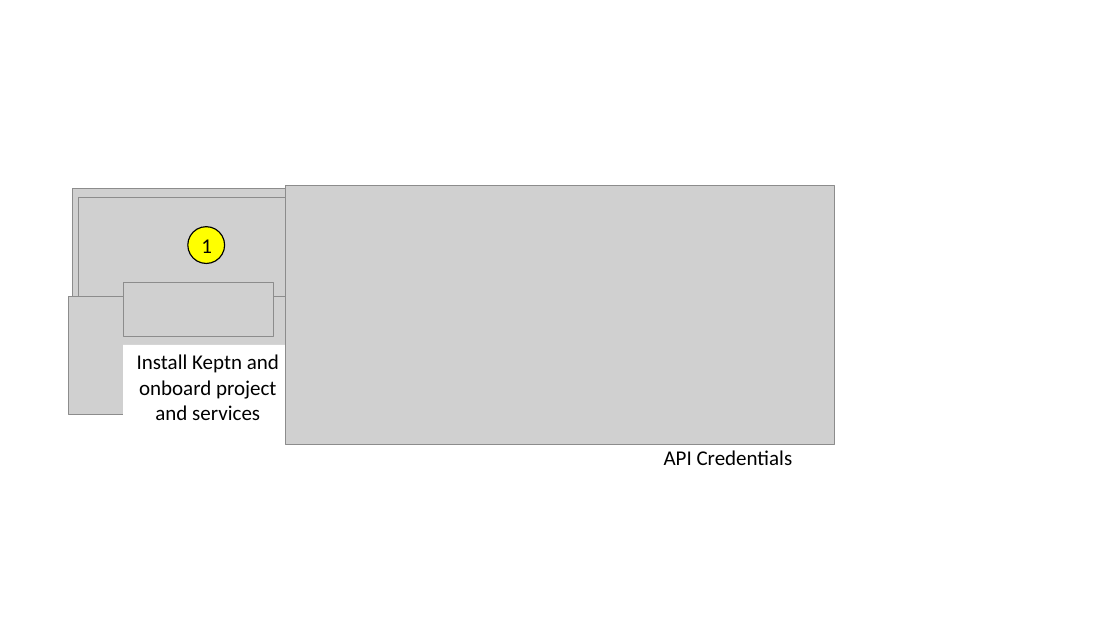
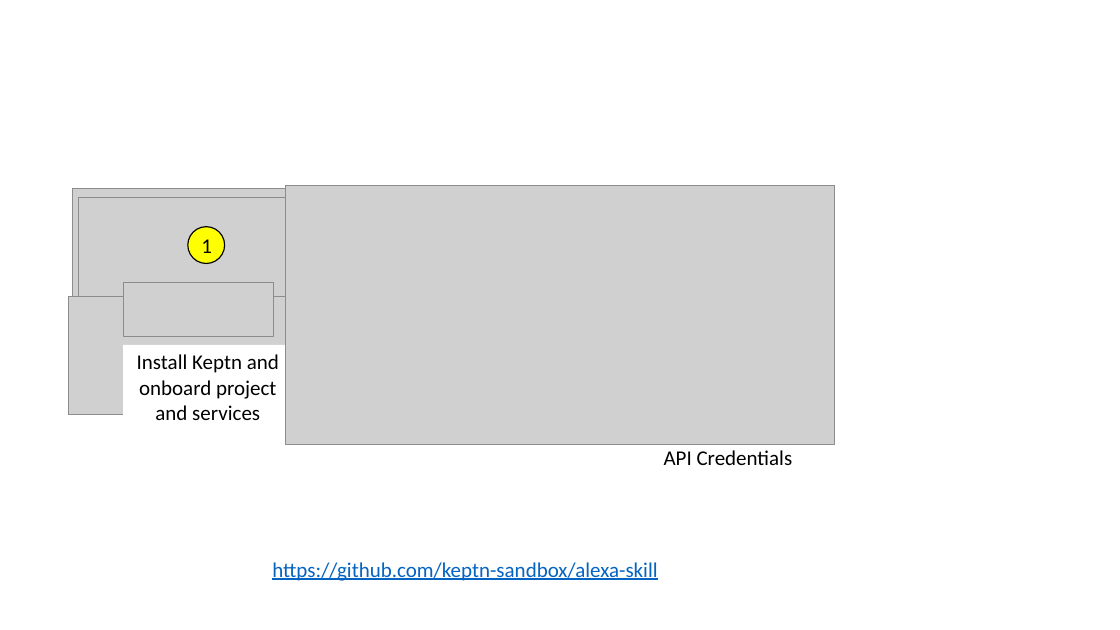
Before and after one commit to keptn-sandbox/alexa-skill, a slide deck: slide 1 of images/images.pptx. Drawn at 1120x630 pixels with LibreOffice and Linux fonts; fonts in the diff are those of the drawing; grey boxes stand for pictures. Boxes give left, top, right and bottom in pixels: in the first picture for what was removed or moved away, otherwise in the second. Text is boxed around its words. In the diff, an @@ line names an element or a change of style, - is before the commit and + after.

```diff
--- a/images/images.pptx
+++ b/images/images.pptx
@@ text added at [272, 562, 657, 581], 18 pt, text #0563C1, underline @@
+https://github.com/keptn-sandbox/alexa-skill
```
Also in this commit, not shown: 1 other slide changed.
